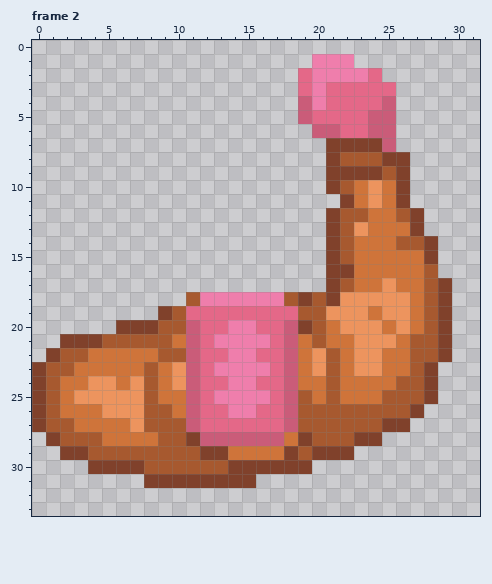
Pixel-art file, stored at Assets/Sprites/Characters/Enemigo1.aseprite. Above, as it was before the edit.
32x48 pixels, 3 frames. Shown: frame 2: x 0..31, y 0..33. The commit also changed other frames, which this record leaves out.
The same view after the edit:
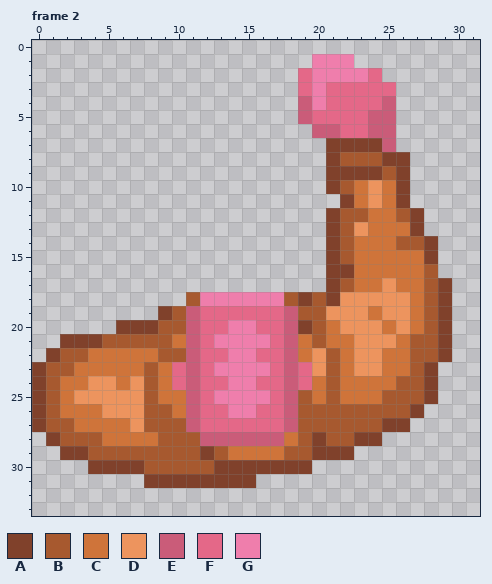
Palette (. is transparent): A #80412b  B #a7592f  C #cf743a  D #ed945e  E #ca5c79  F #e46888  G #ef7eac
Commit: Chica+enemigo con orejas
What changed:
Frame 2, layer "Head":
y 19: x 11 F -> E; x 18 F -> E
y 23..24: x 10 D -> F; x 19 C -> F
y 28: x 11 A -> B; x 19..20 AB -> BA
y 29: x 13 A -> B; x 18 A -> B
y 30: x 13 B -> A
Pixel boxes of the changes (left, top, right, bottom) in both pictures:
changed: (172, 306, 228, 474)
changed: (284, 306, 326, 460)
